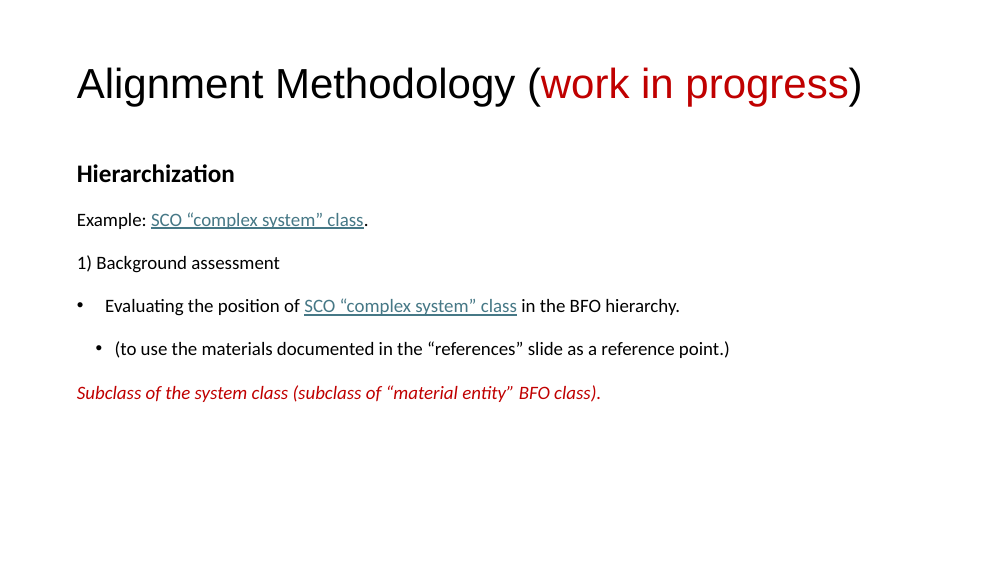
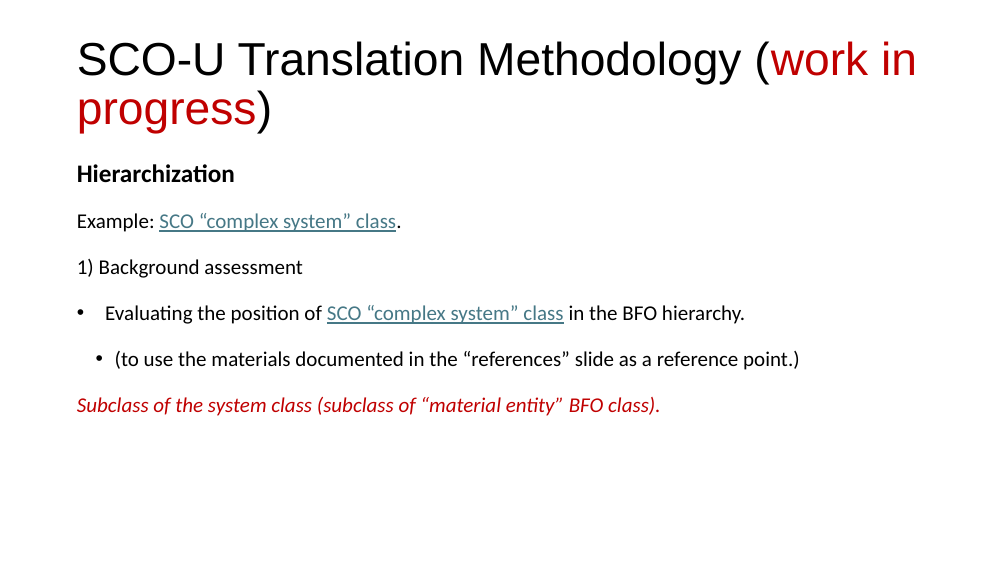
Before and after one commit to gioUbbiali/Sustainability-Core-Ontology, a slide deck: slide 7 of SCO/working materials/Slide deck - SCO-UFO aligment.pptx (slide 6 before the commit). Drawn at 1008x567 pixels with LibreOffice and Linux fonts; fonts in the diff are those of the drawing. Boxes give left, top, right and bottom in pixels: in the first picture for what was removed or moved away, otherwise in the second. Text is boxed around its words. In the diff, an @@ line names an element or a change of style, - is before the commit and + after.

```diff
--- a/SCO/working materials/Slide deck - SCO-UFO aligment.pptx
+++ b/SCO/working materials/Slide deck - SCO-UFO aligment.pptx
@@ title at box(77, 41, 917, 134): text changed; size 40 to 44 pt @@
-Alignment Methodology (work in progress)
+SCO-U Translation Methodology (work in progress)
@@ text at box(77, 213, 800, 416): size 18 to 20 pt @@
```
Also in this commit, not shown: 8 other slides changed, 2 slides added, 2 other files.
